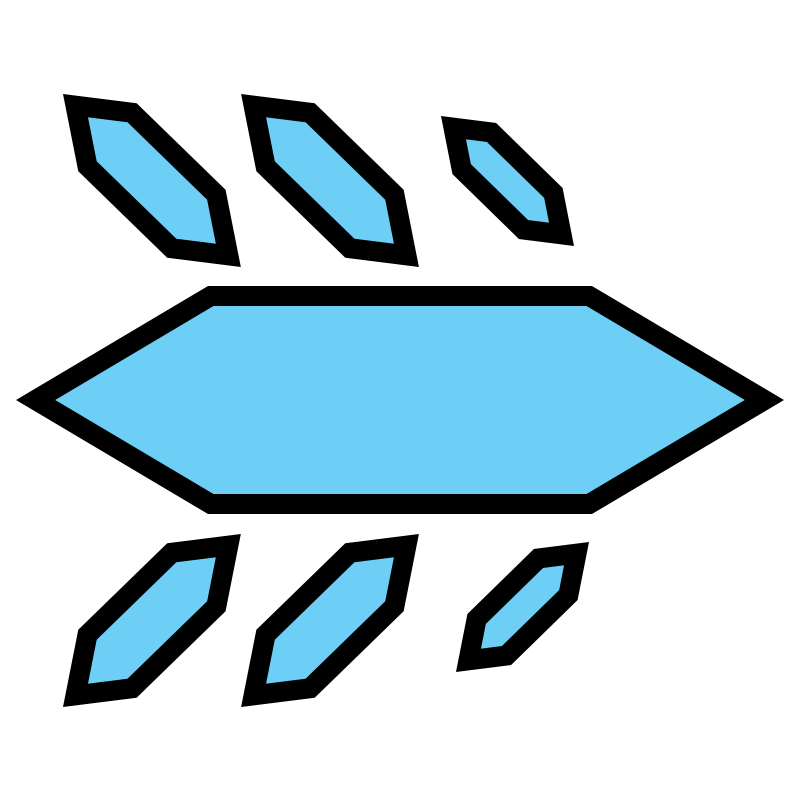
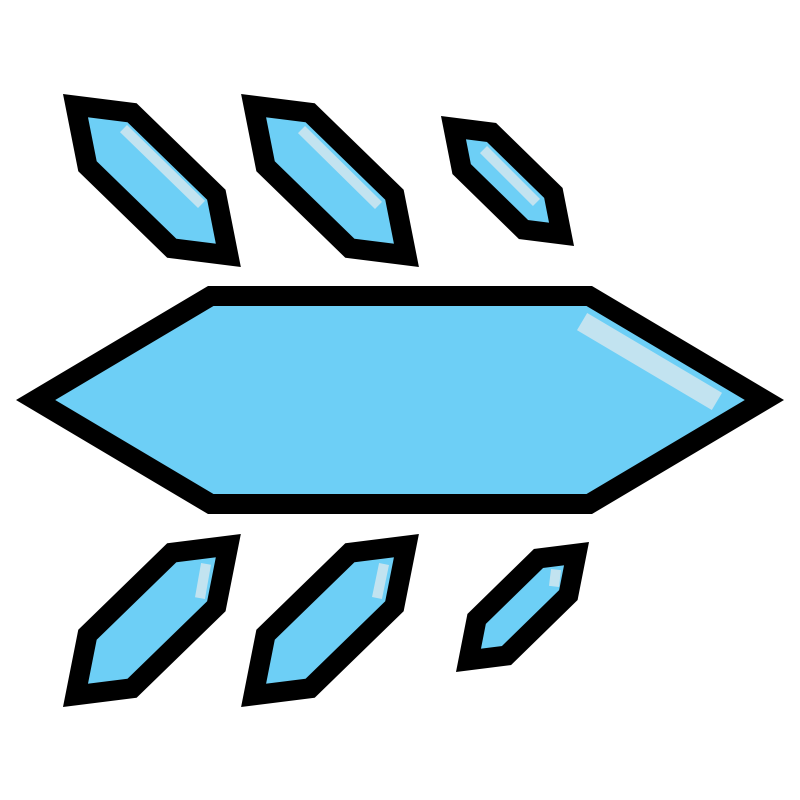
Layer changes from the first (800, 800) image to the second:
added layer "Shape 7" above "Shape 6" over 195, 563, 211, 599
added layer "Shape 6" above "Shape 5" over 372, 563, 389, 599
added layer "Shape 5" above "Shape 4" over 549, 569, 561, 587
added layer "Shape 4" above "Shape 3" over 120, 125, 205, 208
added layer "Shape 3" above "Shape 2" over 298, 126, 382, 209
added layer "Shape 2" above "Shape 1" over 480, 146, 540, 206
added layer "Shape 1" above "Polygon 2 copy 3" over 577, 313, 722, 410
